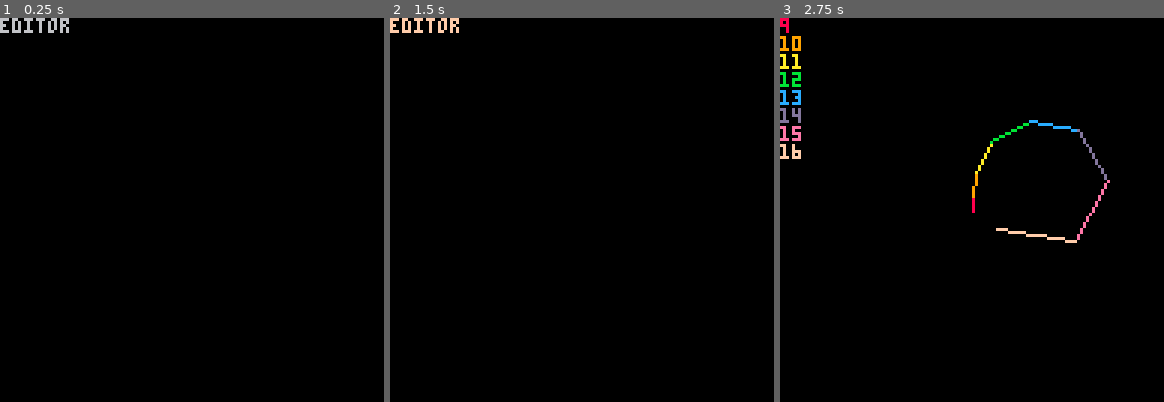
Above: before the commit, frames 1-3 (left to right).
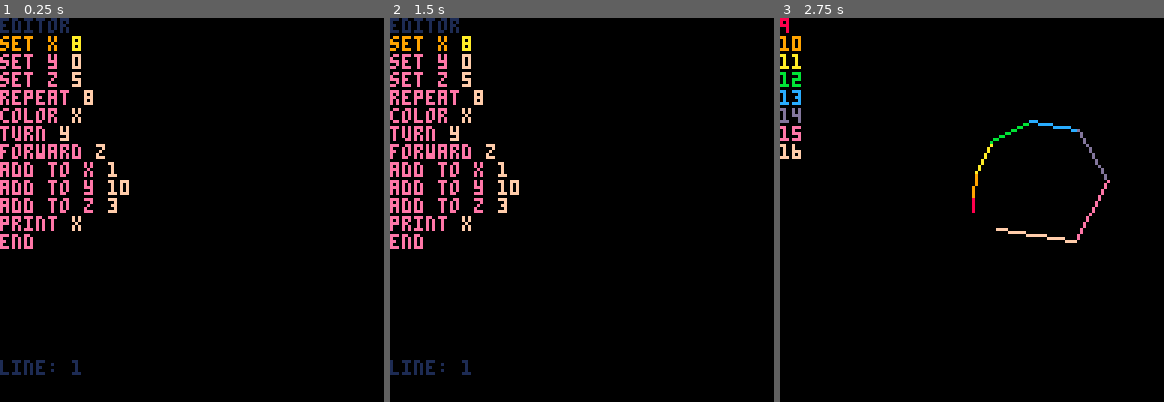
Above: after the commit, the same moments.

Repository: eduvf/PICO-8-experiments
Game: PICO-8 cartridge code.p8
Two runs of this game, one before a commit and one after it. Both use one fixed random seed, a clock stepped at 60 frames per second and the inputs below.
Inputs:
- Up to frame 1 (0.25 s): no input
- Up to frame 2 (1.5 s): tap X (X key) at 0.33, 1.07 s
- Up to frame 3 (2.75 s): tap X (X key) at 1.85 s

The runs differ from the first frame. In frame 1, 5.0% of the frame differs, in the area x 0-34%, y 0-93%; in frame 2, 5.0%; in frame 3, nothing differs.

Commit message:
draw code in editor

Diff:
--- a/code.p8
+++ b/code.p8
@@ -14,9 +14,12 @@
     {op = 'add to y', arg = 10  },
     {op = 'add to z', arg = 3   },
     {op = 'print',    arg = 'x' },
-    {op = 'end'}
+    {op = 'end',      arg = ''}
   }
   editor = true
+  cursor = {
+    line = 1
+  }
   reset()
 end
 
@@ -31,7 +34,21 @@
 function _draw()
   if editor then
     cls()
+    color(1)
     print('editor')
+    for i = 1, 18 do
+      if code[i] then
+        if cursor.line == i then
+          print('\f9'..code[i].op..' \fa'..code[i].arg)
+        else
+          print('\fe'..code[i].op..' \ff'..code[i].arg)
+        end
+      else
+        print('')
+      end
+    end
+    color(1)
+    print('line: '..cursor.line)
   end
 end
 
